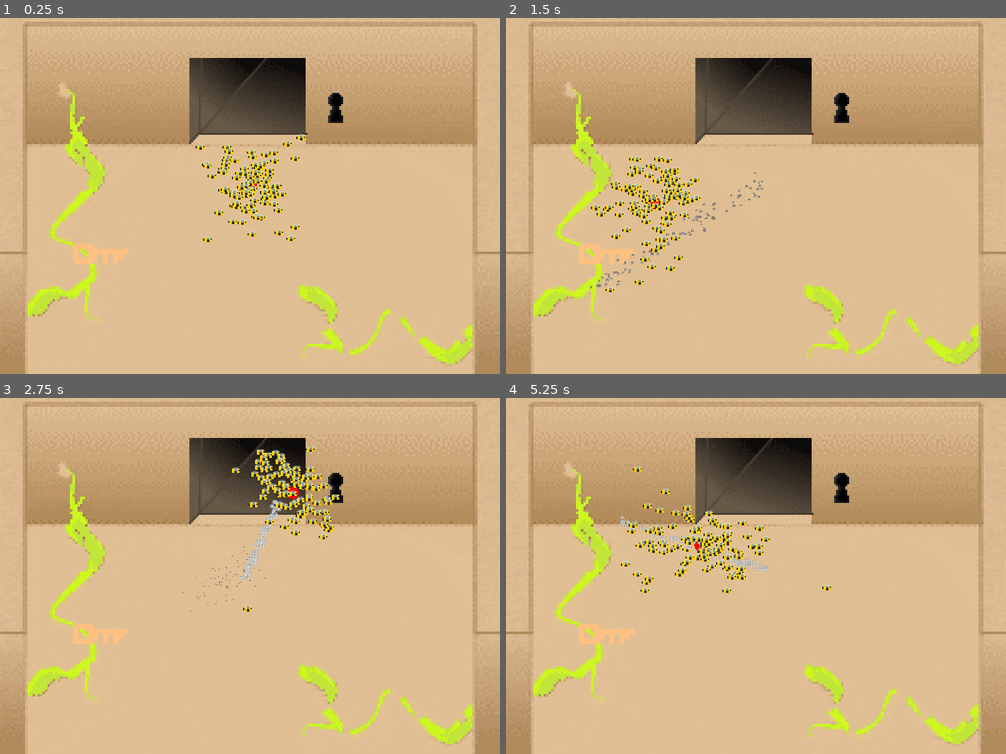
Above: before the commit, frames 1-4 (two rows, left to right).
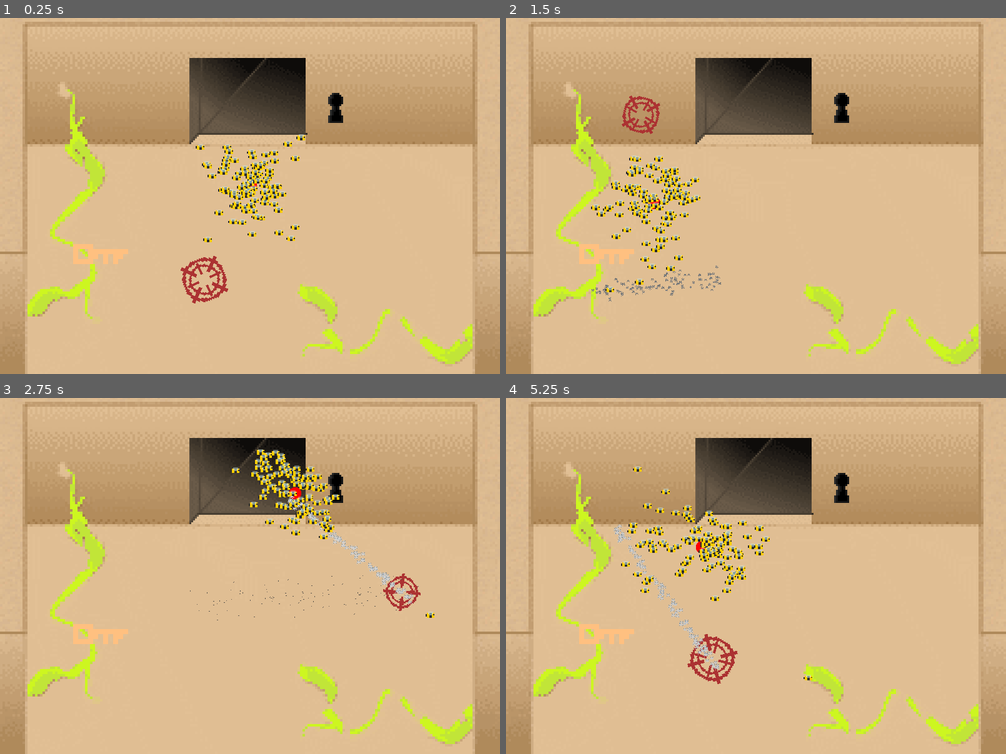
Above: after the commit, the same moments.

Repository: samboyer/ld54
Game: Godot game, scene res://scene.tscn
Same seed, same stepped clock (60 frames per second), same inputs: the game is played once before the commit and once after it.
Inputs (mouse positions are in pixels of both pictures, inside the frame that each line leads up to):
- Up to frame 1 (0.25 s): no input
- Up to frame 2 (1.5 s): move the mouse to (606, 252) at 0.52 s; hold Space (attack) 0.53-1.28 s; click (606, 252) at 0.67 s; move the mouse to (656, 206) at 1.27 s; tap Space (attack) at 1.35 s; click (656, 206) at 1.42 s
- Up to frame 3 (2.75 s): move the mouse to (300, 483) at 2.02 s; hold Space (attack) from 2.03 s (still down); click (300, 483) at 2.17 s
- Up to frame 4 (5.25 s): move the mouse to (731, 640) at 2.77 s; release Space (attack) at 2.78 s; tap Space (attack) at 2.85, 4.35 s; click (731, 640) at 2.92 s; move the mouse to (906, 622) at 3.52 s; hold Space (attack) 3.53-4.28 s; click (906, 622) at 3.67 s; move the mouse to (606, 511) at 4.27 s; click (606, 511) at 4.42 s; move the mouse to (781, 565) at 5.02 s; hold Space (attack) from 5.03 s (still down); click (781, 565) at 5.17 s

The runs differ from the first frame. In frame 1, 0.5% of the frame differs, in the area x 36-46%, y 66-81%; in frame 2, 0.8%; in frame 3, 1.0%; in frame 4, 1.3%, in the area x 21-65%, y 32-81%.

Commit message:
Add targetables, damage

Diff:
--- a/Scripts/Bee.gd
+++ b/Scripts/Bee.gd
@@ -12,24 +12,20 @@
 var attacking: bool = false
 var _attack_cooldown_counter: float = 0.0
 
+@export var base_damage: int = 5
+
 var particles: Node
 
 func _ready():
     particles = get_node("Particles")
     print(particles)
 
-func attack(target: Vector2):
+func attack(target: Targetable):
     attacking = true
-    var dir: Vector2 = (target - self.position).normalized()
-    var centre: Vector2 = target - ((target - position) / 2)
-    var extent: float = (target - position).length() / 2
+    var dir: Vector2 = (target.position - position).normalized()
+    var centre: Vector2 = (position - target.position) / 2
+    var extent: float = (target.position - position).length() / 2
 
-    # Emit particles along the line segment from the bee to the target
-    #particles.emitting = false
-    #particles.direction = dir
-    #particles.position = self.position
-    #particles.one_shot = true
-    # Set rectangle to be the line segment from the bee to the target
     particles.position = centre
     particles.emission_rect_extents = Vector2(extent, 0)
     particles.rotation = dir.angle()
@@ -37,8 +33,10 @@
     particles.emitting = true
 
     _attack_cooldown_counter = attack_cooldown
-    position = target
+    position = target.position
     vel = dir * 10000
+
+    target.damage(base_damage)
 
 func _process(delta):
     if attacking:
--- a/Scripts/BeesManager.gd
+++ b/Scripts/BeesManager.gd
@@ -17,6 +17,8 @@
 
 @export var camera: Camera2D
 
+var reticule: Node2D
+
 # Called when the node enters the scene tree for the first time.
 func _ready():
     for i in range(NUM_BEES):
@@ -24,6 +26,8 @@
         add_child(x)
         x.position = Vector2(randi() % 500 - 250, randi() % 500 - 250)
         bees.append(x)
+
+    reticule = find_child("Reticule")
 
 var centre_of_mass:Vector2 = Vector2.ZERO
 
@@ -33,8 +37,15 @@
     elif event.is_action_released("attack"):
         _attacking = false
 
-func find_target() -> Vector2:
-    return Vector2.ZERO # TODO
+func find_target() -> Targetable:
+    var target: Targetable = null
+    var target_distance: float = 10000
+    var mouse_position: Vector2 = get_global_mouse_position()
+    for node in get_tree().get_nodes_in_group("targetable"):
+        if node.targetable and node.global_position.distance_to(mouse_position) < target_distance:
+            target = node
+            target_distance = node.global_position.distance_to(mouse_position)
+    return target
 
 func find_free_bee() -> Bee:
     for b in bees:
@@ -44,13 +55,14 @@
 
 # # Called every frame. 'delta' is the elapsed time since the previous frame.
 func _process(delta):
+    reticule.target = find_target()
+
     _attack_cooldown_counter = max(_attack_cooldown_counter - delta, 0.0)
     if _attacking and _attack_cooldown_counter <= 0:
-        var target: Vector2 = find_target()
         for _i in range(attack_bees):
             var bee: Bee = find_free_bee()
             if bee != null:
-                bee.attack(target)
+                bee.attack(reticule.target)
                 camera.jitter(attack_jitter)
                 _attack_cooldown_counter = attack_cooldown
 
--- /dev/null
+++ b/Scripts/Reticule.gd
@@ -0,0 +1,29 @@
+extends Node2D
+
+@export var speed: float = 30
+@export var rotate_speed: float = 100
+@export var scale_speed: float = 4
+
+var target: Targetable = null
+
+var outer: Sprite2D
+var inner: Sprite2D
+
+var t: float = 0
+
+func _ready():
+    visible = true
+
+    outer = get_node("ReticuleOuter")
+    inner = get_node("ReticuleInner")
+
+# Called every frame. 'delta' is the elapsed time since the previous frame.
+func _process(delta):
+    if target != null:
+        position = position.lerp(target.global_position, delta * speed)
+
+    outer.rotation_degrees += delta * rotate_speed
+    inner.rotation_degrees -= delta * rotate_speed
+
+    t += delta
+    scale = Vector2.ONE * (0.2 * sin(t * scale_speed) + 1.2)
--- /dev/null
+++ b/Scripts/Targetable.gd
@@ -0,0 +1,13 @@
+class_name Targetable
+extends Node2D
+
+@export var targetable: bool = true
+@export var health: int = 100
+
+func _ready():
+    self.add_to_group("targetable")
+
+func damage(amount):
+    health -= amount
+    if health <= 0:
+        print("Mamma mia! I'm a dead-a!")
--- a/scene.tscn
+++ b/scene.tscn
@@ -1,14 +1,17 @@
-[gd_scene load_steps=12 format=3 uid="uid://cgrvo2f81b5j"]
+[gd_scene load_steps=16 format=3 uid="uid://cgrvo2f81b5j"]
 
 [ext_resource type="Script" path="res://Scripts/BeesManager.gd" id="1_86lkx"]
 [ext_resource type="Script" path="res://Scripts/CameraController.gd" id="1_wwsk7"]
 [ext_resource type="Texture2D" uid="uid://da4wenbvxckce" path="res://Textures/keyhole.png" id="2_ybfhk"]
 [ext_resource type="Script" path="res://Scripts/Key.gd" id="3_6y0jp"]
+[ext_resource type="Texture2D" uid="uid://4kj685im4sft" path="res://Textures/reticule.png" id="3_7vrma"]
 [ext_resource type="Texture2D" uid="uid://bfx2onk2tucbc" path="res://Textures/key.png" id="4_3ioye"]
+[ext_resource type="Script" path="res://Scripts/Reticule.gd" id="4_kaefo"]
 [ext_resource type="Texture2D" uid="uid://c15csurjju7bp" path="res://Textures/key_highlihgt.png" id="5_lluhp"]
 [ext_resource type="Texture2D" uid="uid://bxgdqy6mjm0a4" path="res://Textures/room_bg_1.png" id="6_2j4aw"]
 [ext_resource type="Texture2D" uid="uid://bucmjw3k05p28" path="res://room_fg_1.png" id="7_m6bc0"]
 [ext_resource type="Texture2D" uid="uid://dtjvuhl8jbai5" path="res://Textures/room_bg_door.png" id="8_24ykt"]
+[ext_resource type="Script" path="res://Scripts/Targetable.gd" id="9_r8w64"]
 
 [sub_resource type="RectangleShape2D" id="RectangleShape2D_61jf1"]
 size = Vector2(20, 32)
@@ -28,6 +31,18 @@
 script = ExtResource("1_86lkx")
 attack_cooldown = 0.5
 camera = NodePath("../Camera2D")
+
+[node name="Reticule" type="Node2D" parent="BeesManager"]
+visible = false
+script = ExtResource("4_kaefo")
+
+[node name="ReticuleOuter" type="Sprite2D" parent="BeesManager/Reticule"]
+scale = Vector2(2, 2)
+texture = ExtResource("3_7vrma")
+
+[node name="ReticuleInner" type="Sprite2D" parent="BeesManager/Reticule"]
+scale = Vector2(1.4, 1.4)
+texture = ExtResource("3_7vrma")
 
 [node name="Keyhole" type="Area2D" parent="."]
 position = Vector2(137, -126)
@@ -96,6 +111,18 @@
 rotation = 1.5708
 shape = SubResource("RectangleShape2D_q8cwx")
 
+[node name="Targetable" type="Node2D" parent="ROOM/StaticBody2D"]
+position = Vector2(-73, 149)
+script = ExtResource("9_r8w64")
+
+[node name="Targetable2" type="Node2D" parent="ROOM/StaticBody2D"]
+position = Vector2(243, 41)
+script = ExtResource("9_r8w64")
+
+[node name="Targetable3" type="Node2D" parent="ROOM/StaticBody2D"]
+position = Vector2(-184, -115)
+script = ExtResource("9_r8w64")
+
 [node name="RoomBgDoor" type="Sprite2D" parent="."]
 z_index = -10
 position = Vector2(-4, -137)
Binary file added: Textures/reticule.png
Not shown, added: Textures/reticule.png.import
